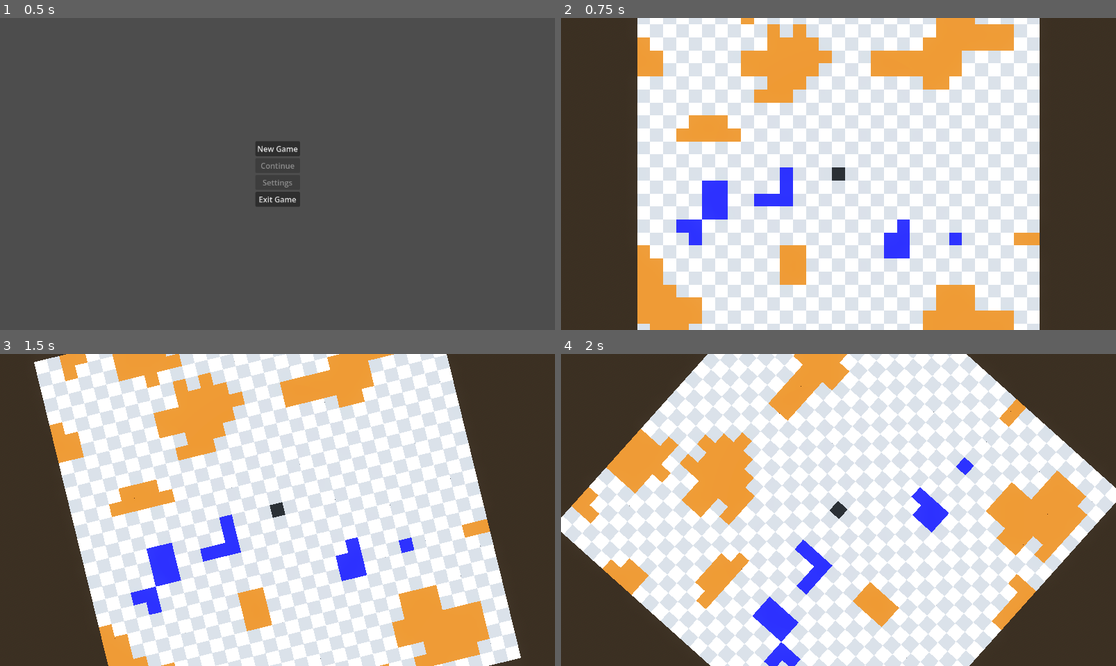
Above: before the commit, frames 1-4 (two rows, left to right).
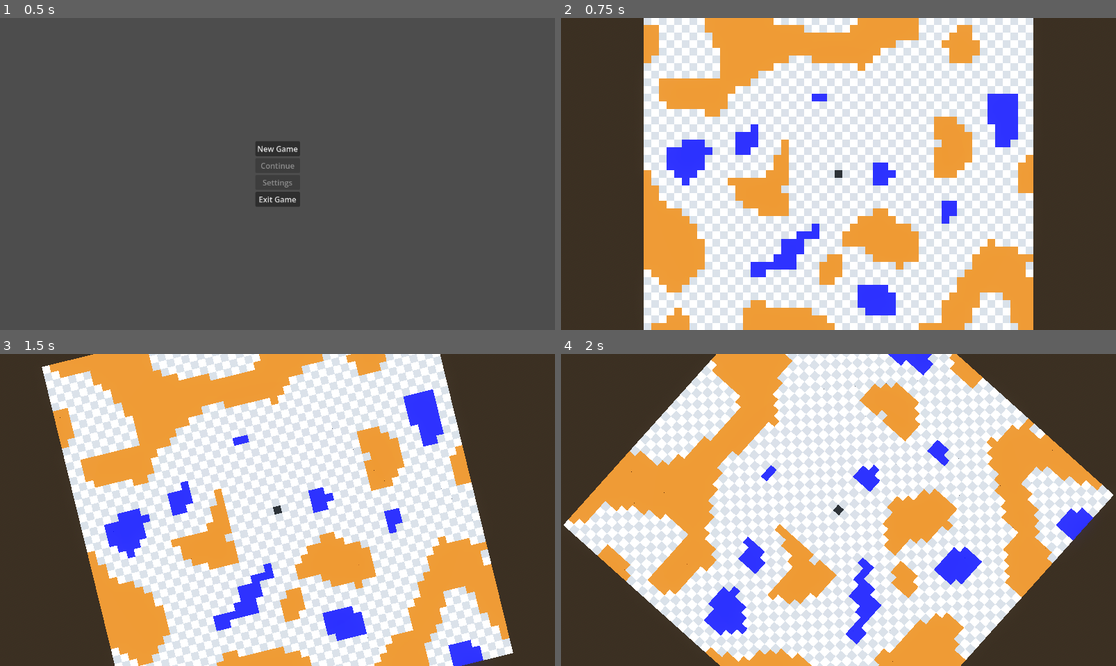
Above: after the commit, the same moments.

Repository: KaschaArtem/Hamlet
Game: Godot game, scene res://scenes/active_scenes/main_menu.tscn
Two runs of this game, one before a commit and one after it. Both use one fixed random seed, a clock stepped at 60 frames per second and the inputs below.
Inputs (mouse positions are in pixels of both pictures, inside the frame that each line leads up to):
- Up to frame 1 (0.5 s): no input
- Up to frame 2 (0.75 s): click "New Game" at 0.5 s
- Up to frame 3 (1.5 s): tap Enter at 1.25 s; move the mouse to (399, 494) at 1.27 s; hold Q (rotate_camera_left) from 1.28 s (still down); click (399, 494) at 1.42 s
- Up to frame 4 (2 s): keep holding Q (rotate_camera_left)

Frame 1 is identical in both runs. In frame 2, 49% of the frame differs, in the area x 13-87%, y 0-100%; in frame 3, 50%; in frame 4, 51%, in the area x 0-100%, y 0-100%.

Commit message:
modified map generation

Diff:
--- a/scenes/active_scenes/game.tscn
+++ b/scenes/active_scenes/game.tscn
@@ -46,12 +46,12 @@
 pasture_scene = ExtResource("5_g754w")
 tree_scene = ExtResource("8_inwm1")
 water_scene = ExtResource("9_cq3oe")
-NOISE_FREQUENCY = 0.1
-NOISE_FRACTAL_OCTAVES = 5
-NOISE_FRACTAL_GAIN = 0.5
-BASE_RADIUS = 4
-WATER_SPAWN = -0.6
-WOOD_SPAWN = 0.19999999999999996
+NOISE_FREQUENCY = 0.08
+NOISE_FRACTAL_OCTAVES = 2
+NOISE_FRACTAL_GAIN = 0.25
+BASE_RADIUS = 5
+WATER_SPAWN = -0.65
+WOOD_SPAWN = 0.1499999999999999
 
 [node name="Camera3D" type="Camera3D" parent="." unique_id=171625142 node_paths=PackedStringArray("ground")]
 transform = Transform3D(1, 0, 0, 0, -4.3711385e-08, 0.99999994, 0, -0.99999994, -4.3711385e-08, 0, 0, 0)
--- a/scripts/game/camera.gd
+++ b/scripts/game/camera.gd
@@ -1,7 +1,7 @@
 extends Camera3D
 
 const X_OFFSET = 0.0
-const Y_OFFSET = 10
+const Y_OFFSET = 17
 const Z_OFFSET = 0.0
 const ROTATION_SPEED = 1.2
 
--- a/scripts/game/ground.gd
+++ b/scripts/game/ground.gd
@@ -1,7 +1,7 @@
 @tool
 extends Node3D
 
-const GRID_SIZE = 31
+const GRID_SIZE = 51
 const TILE_SIZE = 0.5
 const GRID_CENTER = GRID_SIZE / 2
 
@@ -74,6 +74,8 @@
 					value = 0
 			ground_grid[z].append(value)
 	ground_grid[GRID_CENTER][GRID_CENTER] = 999
+	clean_water()
+	clean_water()
 
 func apply_chess_color(tile, x, z):
 	var mesh_instance = tile.get_node("MeshInstance3D")
@@ -234,3 +236,54 @@
 			replace_with_field_tile(tile_object, x, z)
 		3:
 			replace_with_pasture_tile(tile_object, x, z)
+
+func clean_water():
+
+	var new_grid = ground_grid.duplicate(true)
+
+	for z in range(GRID_SIZE):
+		for x in range(GRID_SIZE):
+
+			if ground_grid[z][x] != -2:
+				continue
+
+			var water_neighbors = 0
+
+			for dir in [
+				Vector2i(1,0),
+				Vector2i(-1,0),
+				Vector2i(0,1),
+				Vector2i(0,-1)
+			]:
+
+				var nx = x + dir.x
+				var nz = z + dir.y
+
+				if nx < 0 or nz < 0 or nx >= GRID_SIZE or nz >= GRID_SIZE:
+					continue
+
+				if ground_grid[nz][nx] == -2:
+					water_neighbors += 1
+
+			# удалить одиночную воду
+			if water_neighbors == 0:
+				new_grid[z][x] = 0
+
+
+	for z in range(GRID_SIZE):
+		for x in range(GRID_SIZE):
+
+			if ground_grid[z][x] != 0:
+				continue
+
+			# соединение воды горизонтально
+			if x > 0 and x < GRID_SIZE - 1:
+				if ground_grid[z][x-1] == -2 and ground_grid[z][x+1] == -2:
+					new_grid[z][x] = -2
+
+			# соединение воды вертикально
+			if z > 0 and z < GRID_SIZE - 1:
+				if ground_grid[z-1][x] == -2 and ground_grid[z+1][x] == -2:
+					new_grid[z][x] = -2
+
+	ground_grid = new_grid
